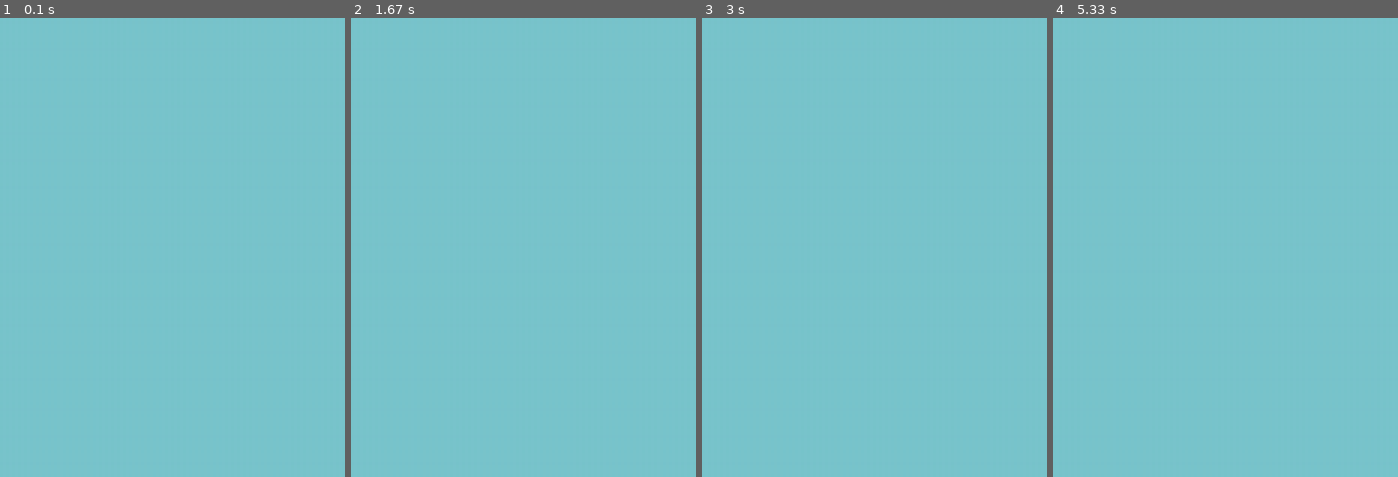
Above: before the commit, frames 1-4 (left to right).
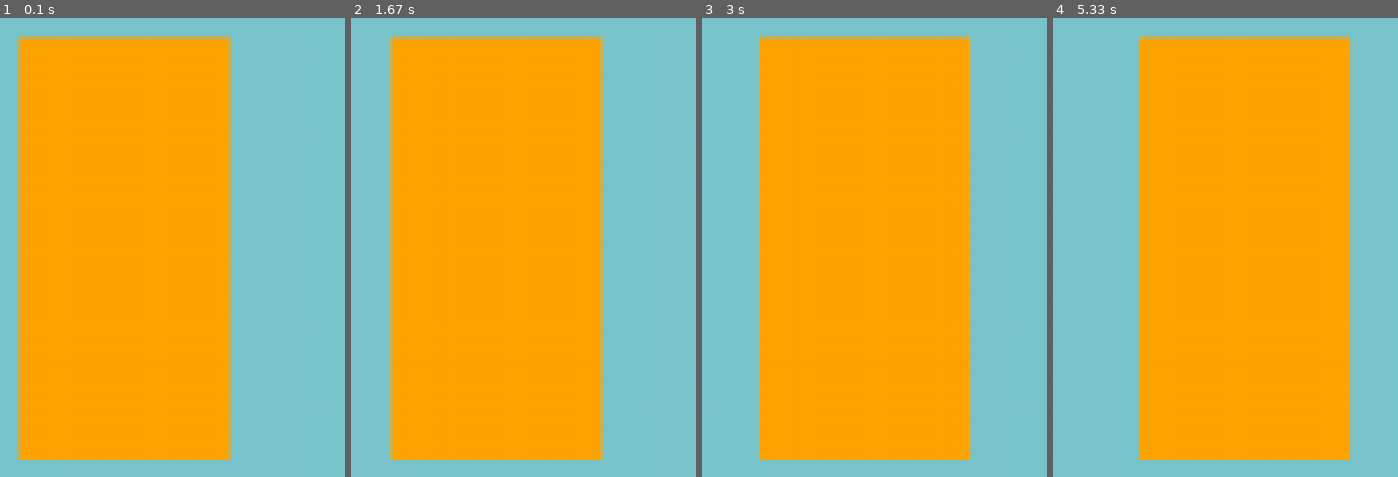
Above: after the commit, the same moments.

Repository: san-k0de/SpaceshipPygame
Game: pygame game, started from code/main.py
The game is run twice, just before and just after one commit, with the same random seed, the same clock (stepped at 60 frames per second) and the same inputs.
Inputs:
- Up to frame 1 (0.1 s): no input
- Up to frame 2 (1.67 s): no input
- Up to frame 3 (3 s): no input
- Up to frame 4 (5.33 s): no input

The runs differ from the first frame. In frame 1, 57% of the frame differs, in the area x 5-67%, y 3-97%; in frame 2, 57%; in frame 3, 57%; in frame 4, 58%, in the area x 24-87%, y 3-97%.

Commit message:
Modified main game code and added audio + image resources

Diff:
--- a/code/main.py
+++ b/code/main.py
@@ -9,6 +9,13 @@
 displaySurface = pygame.display.set_mode((1280, 720))
 running = True
 
+# Create plain surface
+surf = pygame.Surface((100, 200)) # tuple of dimensions; needs to be attached to display surface
+surf.fill("orange")
+x = 100
+
+# Import image
+
 # Run the window
 while running:
     # Create event loop
@@ -18,6 +25,8 @@
 
     # Draw the game
     displaySurface.fill("cadetblue3")
+    x += 0.1
+    displaySurface.blit(surf, (x, 150)) # blit is block image transfer
     pygame.display.update()
 
 # Close the game
Binary file added: images/Oxanium-Bold.ttf
Binary file added: images/explosion/0.png
Binary file added: images/explosion/1.png
Binary file added: images/explosion/10.png
Binary file added: images/explosion/11.png
Binary file added: images/explosion/12.png
Binary file added: images/explosion/13.png
Binary file added: images/explosion/14.png
Binary file added: images/explosion/15.png
Binary file added: images/explosion/16.png
Binary file added: images/explosion/17.png
Binary file added: images/explosion/18.png
(and 18 more such lines)
